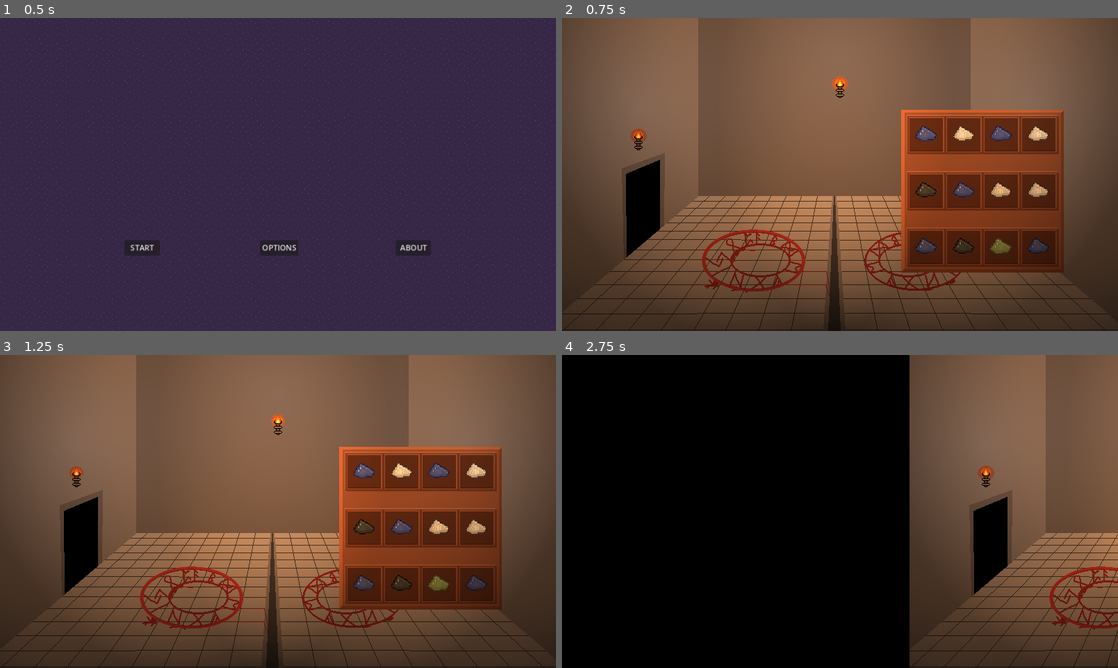
Above: before the commit, frames 1-4 (two rows, left to right).
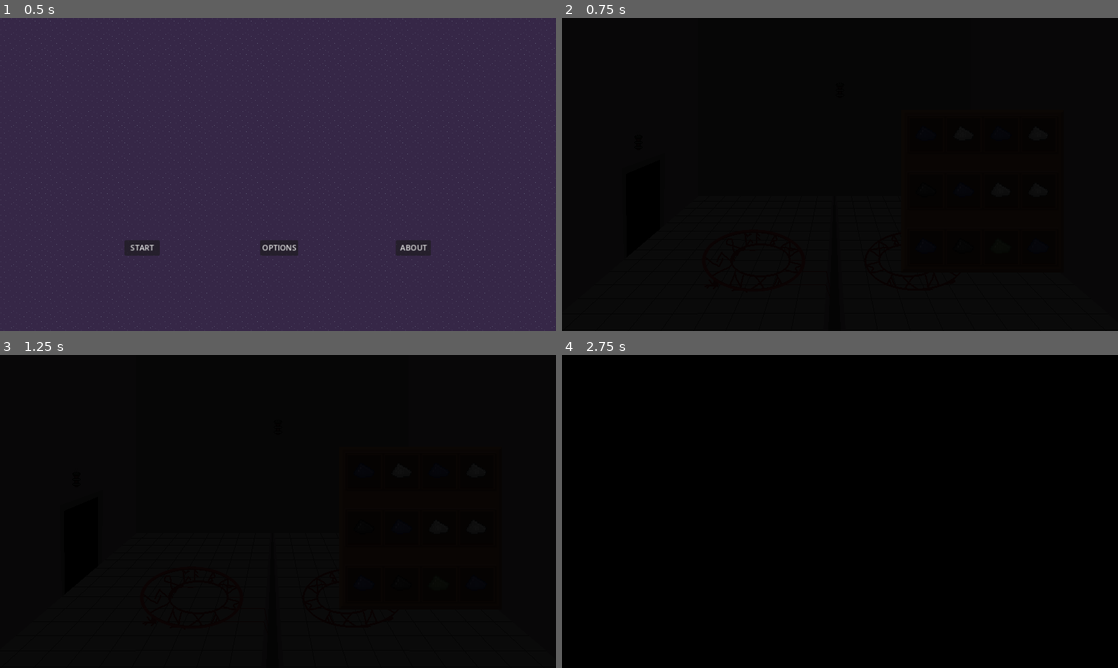
Above: after the commit, the same moments.

Repository: lewis785/ludum-dare-55
Game: Godot game, scene res://scenes/levels/main_menu.tscn
Two runs of this game, one before a commit and one after it. Both use one fixed random seed, a clock stepped at 60 frames per second and the inputs below.
Inputs (mouse positions are in pixels of both pictures, inside the frame that each line leads up to):
- Up to frame 1 (0.5 s): no input
- Up to frame 2 (0.75 s): click "START" at 0.5 s
- Up to frame 3 (1.25 s): no input
- Up to frame 4 (2.75 s): tap Enter at 1.25 s; move the mouse to (962, 495) at 1.27 s; hold Enter 1.28-2 s; click (962, 495) at 1.42 s; tap Space at 1.52, 2 s; drag from (728, 527) to (812, 574) at 2.02 s

Frame 1 is identical in both runs. In frame 2, 98% of the frame differs, in the area x 0-100%, y 0-100%; in frame 3, 98%; in frame 4, 36%.

Commit message:
ADD combat coordinator to sliding window

Diff:
--- a/scenes/levels/sliding_window.tscn
+++ b/scenes/levels/sliding_window.tscn
@@ -1,16 +1,17 @@
-[gd_scene load_steps=3 format=3 uid="uid://d2arbyrhcflvl"]
+[gd_scene load_steps=4 format=3 uid="uid://d2arbyrhcflvl"]
 
 [ext_resource type="Script" path="res://scenes/levels/sliding_window.gd" id="1_6pdol"]
-[ext_resource type="Material" uid="uid://dfe7af4v5j5i1" path="res://scenes/background_tools/darkness.tres" id="1_e44qa"]
+[ext_resource type="Material" path="res://scenes/background_tools/darkness.tres" id="1_e44qa"]
+[ext_resource type="PackedScene" uid="uid://cnl8yhf0gc2xu" path="res://scenes/components/combat/combat_coordinator.tscn" id="3_ajeuy"]
 
 [node name="SlidingWindow" type="Node2D"]
 modulate = Color(0.0627451, 0.0627451, 0.0627451, 1)
 self_modulate = Color(0.337255, 0.337255, 0.337255, 1)
 material = ExtResource("1_e44qa")
 script = ExtResource("1_6pdol")
-cameraSpeed = 750
-lives = 3
 
 [node name="Camera2D" type="Camera2D" parent="."]
 position = Vector2(400, 225)
 zoom = Vector2(1.44, 1.44)
+
+[node name="CombatCoordinator" parent="." instance=ExtResource("3_ajeuy")]
